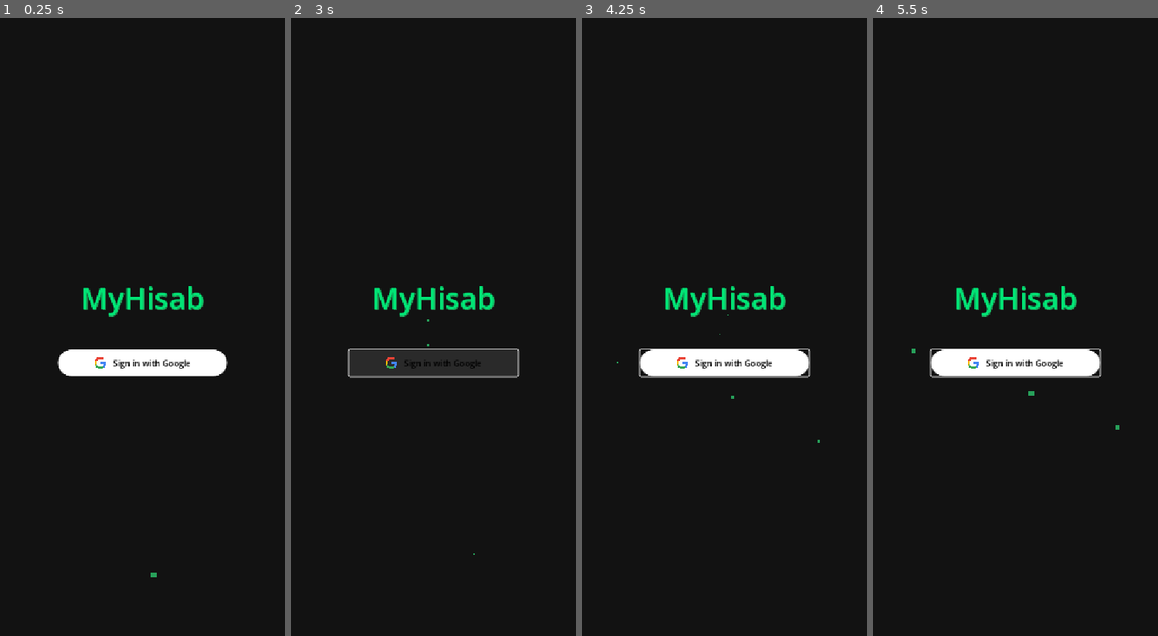
Above: before the commit, frames 1-4 (left to right).
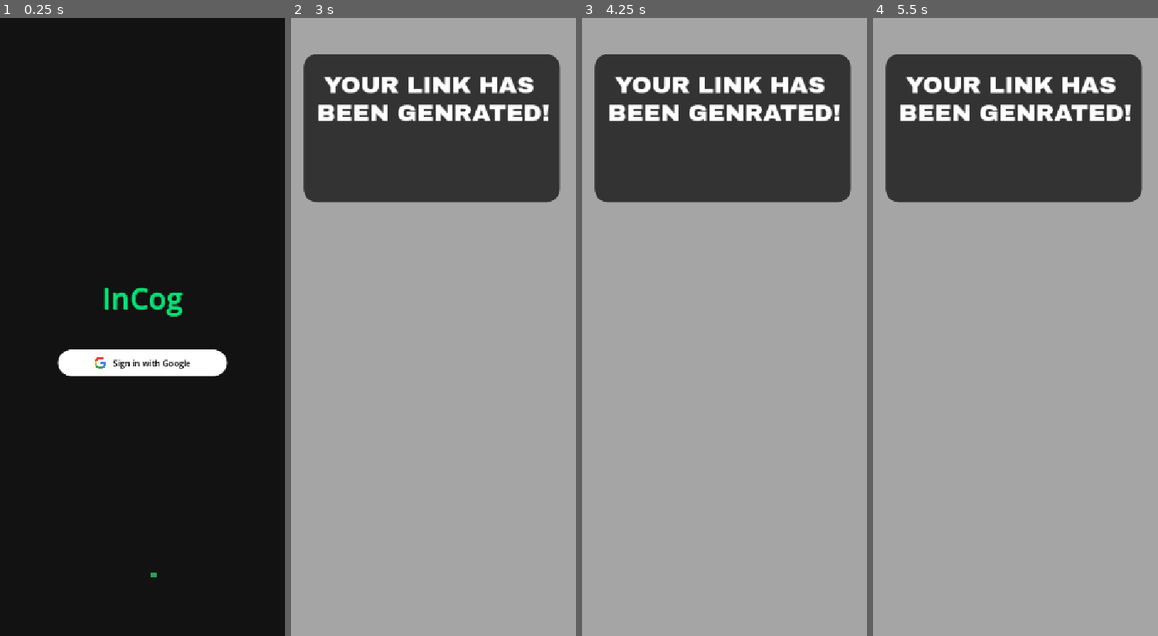
Above: after the commit, the same moments.

Repository: gautambatheja55-pixel/my-hisab
Game: Godot game, scene res://login_screen.tscn
Same seed, same stepped clock (60 frames per second), same inputs: the game is played once before the commit and once after it.
Inputs (mouse positions are in pixels of both pictures, inside the frame that each line leads up to):
- Up to frame 1 (0.25 s): no input
- Up to frame 2 (3 s): click (433, 364) at 0.5 s; click "Sign in with Google" at 1.25 s; tap Enter at 2 s; move the mouse to (496, 296) at 2.02 s; hold Right 2.03-2.78 s; tap Alt at 2.1 s; click (496, 296) at 2.17 s; tap Space at 2.75 s; move the mouse to (376, 357) at 2.77 s; hold Down from 2.78 s (still down); tap Shift at 2.85 s
- Up to frame 3 (4.25 s): tap Enter at 3.5 s; move the mouse to (753, 191) at 3.52 s; release Down at 3.53 s; hold Right from 3.53 s (still down); tap Alt at 3.6 s
- Up to frame 4 (5.5 s): tap Space at 4.25 s; move the mouse to (1001, 450) at 4.27 s; release Right at 4.28 s; hold Up 4.28-5.03 s; tap Shift at 4.35 s; click (1001, 450) at 4.42 s; move the mouse to (1101, 419) at 5.02 s; hold Left from 5.03 s (still down); tap Alt at 5.1 s

The runs differ from the first frame. In frame 1, 1.0% of the frame differs, in the area x 29-72%, y 43-49%; in frame 2, 100%, in the area x 0-100%, y 0-100%; in frame 3, 100%; in frame 4, 100%.

Commit message:
made the login screen

Diff:
--- /dev/null
+++ b/Dashboard.tscn
@@ -0,0 +1,50 @@
+[gd_scene format=3 uid="uid://c8guh6hvhsop6"]
+
+[ext_resource type="FontFile" uid="uid://bpauqcju7rmfp" path="res://ArchivoBlack-Regular.ttf" id="1_pj1bh"]
+
+[sub_resource type="StyleBoxFlat" id="StyleBoxFlat_pmcx6"]
+bg_color = Color(0.20152655, 0.20152661, 0.20152646, 1)
+corner_radius_top_left = 25
+corner_radius_top_right = 25
+corner_radius_bottom_right = 25
+corner_radius_bottom_left = 25
+
+[sub_resource type="LabelSettings" id="LabelSettings_rnicy"]
+font = ExtResource("1_pj1bh")
+font_size = 45
+
+[node name="Dashboard" type="Control" unique_id=371379491]
+layout_mode = 3
+anchors_preset = 15
+anchor_right = 1.0
+anchor_bottom = 1.0
+grow_horizontal = 2
+grow_vertical = 2
+
+[node name="Bg" type="ColorRect" parent="." unique_id=701290869]
+layout_mode = 1
+anchors_preset = 15
+anchor_right = 1.0
+anchor_bottom = 1.0
+grow_horizontal = 2
+grow_vertical = 2
+color = Color(0.646029, 0.646029, 0.646029, 1)
+
+[node name="Panel" type="Panel" parent="." unique_id=594037189]
+layout_mode = 0
+offset_left = 24.0
+offset_top = 68.0
+offset_right = 509.0
+offset_bottom = 349.0
+theme_override_styles/panel = SubResource("StyleBoxFlat_pmcx6")
+
+[node name="Label" type="Label" parent="." unique_id=79568706]
+layout_mode = 0
+offset_left = 49.0
+offset_top = 102.0
+offset_right = 490.0
+offset_bottom = 205.0
+text = "YOUR LINK HAS
+BEEN GENRATED!"
+label_settings = SubResource("LabelSettings_rnicy")
+horizontal_alignment = 1
--- a/login_screen.gd
+++ b/login_screen.gd
@@ -11,4 +11,4 @@
 	pass
 
 func _on_google_login_button_pressed() -> void:
-	pass
+	get_tree().change_scene_to_file("res://Dashboard.tscn")
--- a/login_screen.tscn
+++ b/login_screen.tscn
@@ -78,7 +78,7 @@
 theme_override_colors/font_shadow_color = Color(0.18039216, 0.8, 0.44313726, 1)
 theme_override_constants/outline_size = 2
 theme_override_font_sizes/font_size = 56
-text = "MyHisab"
+text = "InCog"
 horizontal_alignment = 1
 
 [node name="SpacerMiddle" type="Control" parent="MainLayout/ContentStack" unique_id=1902790063]
--- a/project.godot
+++ b/project.godot
@@ -36,3 +36,5 @@
 rendering_device/driver.windows="d3d12"
 renderer/rendering_method="gl_compatibility"
 renderer/rendering_method.mobile="gl_compatibility"
+textures/vram_compression/import_s3tc_bptc=true
+textures/vram_compression/import_etc2_astc=true
Binary file added: ArchivoBlack-Regular.ttf
Not shown, added: ArchivoBlack-Regular.ttf.import
Not shown, changed: export_presets.cfg
